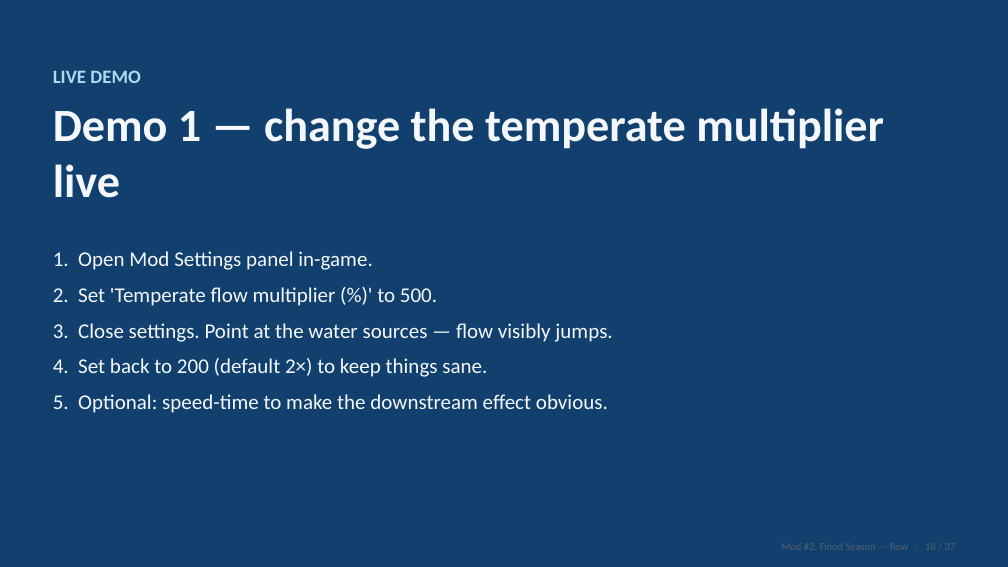
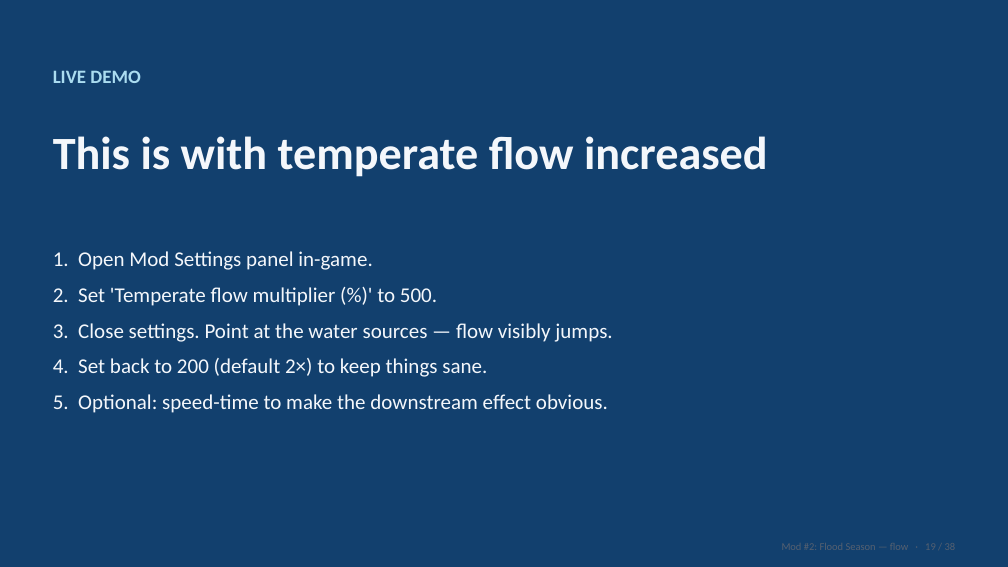
Before and after one commit to Spycho/timberborn-flood-mod, a slide deck: slide 19 of talk/timberborn-talk.pptx (slide 18 before the commit). Drawn at 1008x567 pixels with LibreOffice and Linux fonts; fonts in the diff are those of the drawing. Boxes give left, top, right and bottom in pixels: in the first picture for what was removed or moved away, otherwise in the second. Text is boxed around its words. In the diff, an @@ line names an element or a change of style, - is before the commit and + after.

```diff
--- a/talk/timberborn-talk.pptx
+++ b/talk/timberborn-talk.pptx
@@ text at (x1=53, y1=136, x2=768, y2=177): text changed @@
-Demo 1 — change the temperate multiplier live
+This is with temperate flow increased
```
Also in this commit, not shown: 32 other slides changed, 3 slides added, 2 slides removed, 2 other files.
